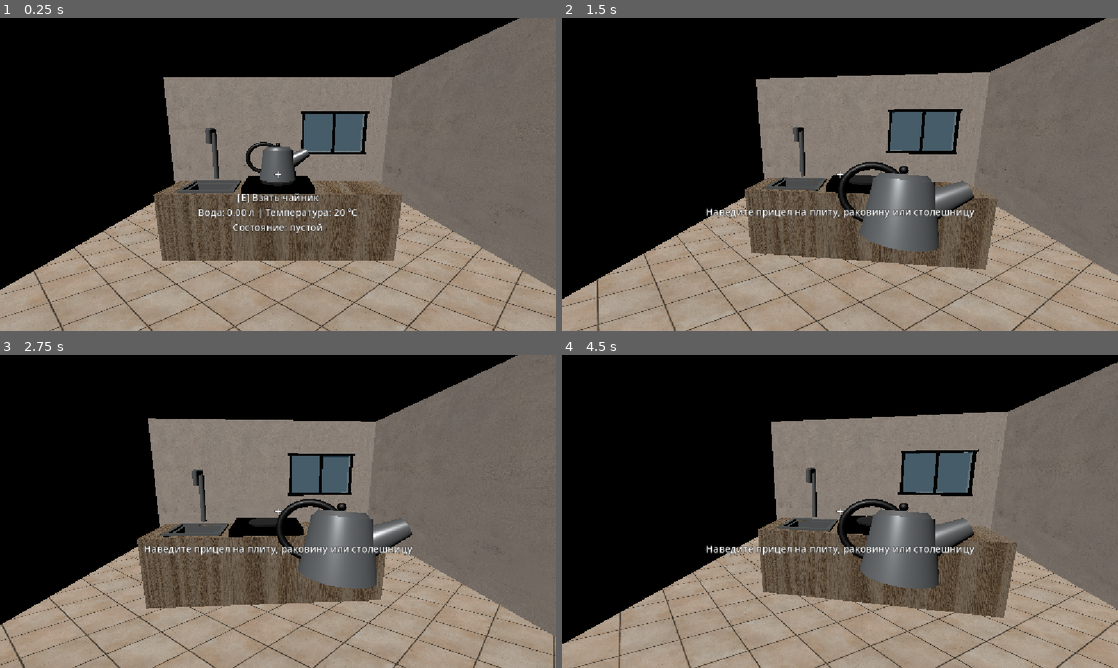
Above: before the commit, frames 1-4 (two rows, left to right).
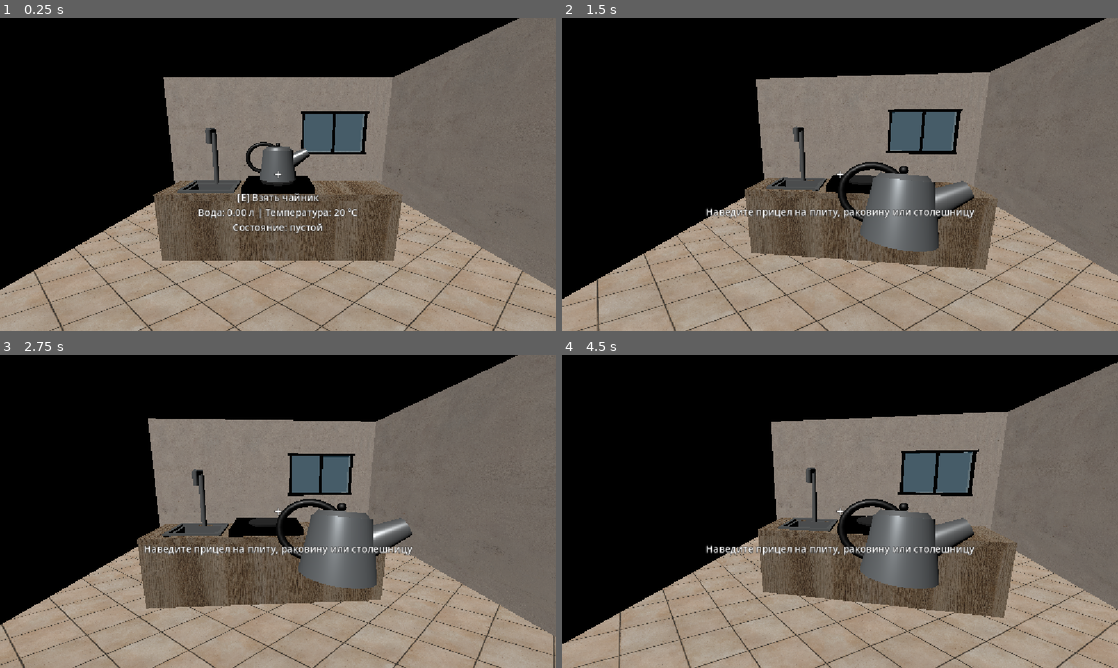
Above: after the commit, the same moments.

Repository: moorozoov/kettle-simulator
Game: Godot game, scene res://scenes/main.tscn
The game is run twice, just before and just after one commit, with the same random seed, the same clock (stepped at 60 frames per second) and the same inputs.
Inputs (mouse positions are in pixels of both pictures, inside the frame that each line leads up to):
- Up to frame 1 (0.25 s): no input
- Up to frame 2 (1.5 s): tap Enter at 0.5 s; move the mouse to (867, 174) at 0.52 s; hold E (interact) 0.53-1.28 s; click (867, 174) at 0.67 s; tap Space at 1.25 s; move the mouse to (812, 174) at 1.27 s; tap E (interact) at 1.35 s; click (812, 174) at 1.42 s
- Up to frame 3 (2.75 s): tap Enter at 2 s; move the mouse to (289, 505) at 2.02 s; hold E (interact) from 2.03 s (still down); click (289, 505) at 2.17 s
- Up to frame 4 (4.5 s): tap Space at 2.75, 4.25 s; move the mouse to (834, 517) at 2.77 s; release E (interact) at 2.78 s; tap E (interact) at 2.85, 4.35 s; click (834, 517) at 2.92 s; tap Enter at 3.5 s; move the mouse to (878, 514) at 3.52 s; hold E (interact) 3.53-4.28 s; click (878, 514) at 3.67 s; move the mouse to (795, 508) at 4.27 s; click (795, 508) at 4.42 s

The runs differ from the first frame. In frame 1, 2.1% of the frame differs, in the area x 27-73%, y 51-78%; in frame 2, 1.6%; in frame 3, 1.7%; in frame 4, 1.9%.

Commit message:
fix: ground faucet and unify cabinet facade

Diff:
--- a/scenes/main.tscn
+++ b/scenes/main.tscn
@@ -18,15 +18,19 @@
 
 [sub_resource type="BoxMesh" id="BoxMesh_counter_left"]
 material = ExtResource("3_tipki")
-size = Vector3(0.25, 0.9, 0.7)
+size = Vector3(0.25, 0.08, 0.7)
 
 [sub_resource type="BoxMesh" id="BoxMesh_counter_right"]
 material = ExtResource("3_tipki")
-size = Vector3(2.05, 0.9, 0.7)
+size = Vector3(2.05, 0.08, 0.7)
 
 [sub_resource type="BoxMesh" id="BoxMesh_counter_sink_strip"]
 material = ExtResource("3_tipki")
-size = Vector3(0.7, 0.9, 0.075)
+size = Vector3(0.7, 0.08, 0.075)
+
+[sub_resource type="BoxMesh" id="BoxMesh_cabinet_front"]
+material = ExtResource("3_tipki")
+size = Vector3(3, 0.82, 0.08)
 
 [sub_resource type="BoxMesh" id="BoxMesh_pgvm0"]
 material = ExtResource("4_85g3d")
@@ -69,7 +73,7 @@
 material = ExtResource("5_choun")
 top_radius = 0.035
 bottom_radius = 0.035
-height = 0.7
+height = 0.76
 
 [sub_resource type="CylinderMesh" id="CylinderMesh_faucet_arm"]
 material = ExtResource("5_choun")
@@ -196,20 +200,24 @@
 transform = Transform3D(1, 0, 0, 0, 1, 0, 0, 0, 1, 0, 0.45, 0)
 
 [node name="LeftSection" type="MeshInstance3D" parent="Counter"]
-transform = Transform3D(1, 0, 0, 0, 1, 0, 0, 0, 1, -1.375, 0, 0)
+transform = Transform3D(1, 0, 0, 0, 1, 0, 0, 0, 1, -1.375, 0.41, 0)
 mesh = SubResource("BoxMesh_counter_left")
 
 [node name="RightSection" type="MeshInstance3D" parent="Counter"]
-transform = Transform3D(1, 0, 0, 0, 1, 0, 0, 0, 1, 0.475, 0, 0)
+transform = Transform3D(1, 0, 0, 0, 1, 0, 0, 0, 1, 0.475, 0.41, 0)
 mesh = SubResource("BoxMesh_counter_right")
 
 [node name="SinkBackStrip" type="MeshInstance3D" parent="Counter"]
-transform = Transform3D(1, 0, 0, 0, 1, 0, 0, 0, 1, -0.9, 0, -0.3125)
+transform = Transform3D(1, 0, 0, 0, 1, 0, 0, 0, 1, -0.9, 0.41, -0.3125)
 mesh = SubResource("BoxMesh_counter_sink_strip")
 
 [node name="SinkFrontStrip" type="MeshInstance3D" parent="Counter"]
-transform = Transform3D(1, 0, 0, 0, 1, 0, 0, 0, 1, -0.9, 0, 0.3125)
+transform = Transform3D(1, 0, 0, 0, 1, 0, 0, 0, 1, -0.9, 0.41, 0.3125)
 mesh = SubResource("BoxMesh_counter_sink_strip")
+
+[node name="CabinetFront" type="MeshInstance3D" parent="Counter"]
+transform = Transform3D(1, 0, 0, 0, 1, 0, 0, 0, 1, 0, -0.04, 0.31)
+mesh = SubResource("BoxMesh_cabinet_front")
 
 [node name="CounterPlacement" type="StaticBody3D" parent="."]
 transform = Transform3D(1, 0, 0, 0, 1, 0, 0, 0, 1, 0.9, 0.94, 0.2)
@@ -281,7 +289,7 @@
 mesh = SubResource("BoxMesh_sink_rim_short")
 
 [node name="Faucet" type="MeshInstance3D" parent="Sink" unique_id=1051509365]
-transform = Transform3D(1, 0, 0, 0, 1, 0, 0, 0, 1, 0, 0.38, -0.22)
+transform = Transform3D(1, 0, 0, 0, 1, 0, 0, 0, 1, 0, 0.34, -0.22)
 mesh = SubResource("CylinderMesh_fkk8u")
 
 [node name="FaucetArm" type="MeshInstance3D" parent="Sink"]
--- a/scripts/gameplay_regression_test.gd
+++ b/scripts/gameplay_regression_test.gd
@@ -27,6 +27,7 @@
 	var whistle: AudioStreamPlayer3D = kettle_root.get_node("WhistlePlayer") as AudioStreamPlayer3D
 	_check_whistle_structure(kettle_root, whistle)
 	_check_counter_placement(counter)
+	_check_counter_geometry(scene)
 	_check_sink_geometry(scene)
 
 	var stations: Array[StaticBody3D] = [counter, sink, burner]
@@ -204,6 +205,75 @@
 		"counter ray zone covers front surface only"
 	)
 
+func _check_counter_geometry(scene: Node) -> void:
+	var counter: MeshInstance3D = scene.get_node("Counter") as MeshInstance3D
+	_check(counter.mesh == null, "counter parent has no overlapping full cabinet mesh")
+	var fascia_nodes: Array[MeshInstance3D] = []
+	for child: Node in counter.get_children():
+		var part: MeshInstance3D = child as MeshInstance3D
+		if part == null or not part.mesh is BoxMesh:
+			continue
+		var box: BoxMesh = part.mesh as BoxMesh
+		if box.size.y > 0.2 and part.position.z > 0.25:
+			fascia_nodes.append(part)
+	_check(fascia_nodes.size() == 1, "counter has exactly one full-height front fascia")
+	if fascia_nodes.size() == 1:
+		var fascia: MeshInstance3D = fascia_nodes[0]
+		var fascia_mesh: BoxMesh = fascia.mesh as BoxMesh
+		_check(
+			is_equal_approx(fascia_mesh.size.x, 3.0)
+			and is_equal_approx(fascia.position.x, 0.0),
+			"single fascia continuously covers full counter width"
+		)
+
+	var top_names: Array[String] = [
+		"LeftSection",
+		"RightSection",
+		"SinkBackStrip",
+		"SinkFrontStrip"
+	]
+	var opening_min_x: float = -1.25
+	var opening_max_x: float = -0.55
+	var opening_min_z: float = -0.275
+	var opening_max_z: float = 0.275
+	for part_name: String in top_names:
+		var top_part: MeshInstance3D = counter.get_node(part_name) as MeshInstance3D
+		var top_mesh: BoxMesh = top_part.mesh as BoxMesh
+		_check(top_mesh.size.y <= 0.1, "%s is top-only geometry" % part_name)
+		var min_x: float = top_part.position.x - top_mesh.size.x * 0.5
+		var max_x: float = top_part.position.x + top_mesh.size.x * 0.5
+		var min_z: float = top_part.position.z - top_mesh.size.z * 0.5
+		var max_z: float = top_part.position.z + top_mesh.size.z * 0.5
+		var overlaps_open_x: bool = (
+			max_x > opening_min_x + 0.001
+			and min_x < opening_max_x - 0.001
+		)
+		var overlaps_open_z: bool = (
+			max_z > opening_min_z + 0.001
+			and min_z < opening_max_z - 0.001
+		)
+		_check(
+			not (overlaps_open_x and overlaps_open_z),
+			"%s does not obstruct sink opening" % part_name
+		)
+
+	if fascia_nodes.size() == 1:
+		var fascia_for_join: MeshInstance3D = fascia_nodes[0]
+		var fascia_join_mesh: BoxMesh = fascia_for_join.mesh as BoxMesh
+		var fascia_top: float = (
+			fascia_for_join.global_position.y
+			+ fascia_join_mesh.size.y * 0.5
+		)
+		var right_top: MeshInstance3D = counter.get_node("RightSection") as MeshInstance3D
+		var right_mesh: BoxMesh = right_top.mesh as BoxMesh
+		var countertop_bottom: float = (
+			right_top.global_position.y - right_mesh.size.y * 0.5
+		)
+		_check(
+			is_equal_approx(fascia_top, countertop_bottom),
+			"front fascia touches top without full-height overlap"
+		)
+
 func _check_sink_geometry(scene: Node) -> void:
 	var sink: MeshInstance3D = scene.get_node("Sink") as MeshInstance3D
 	var bottom: MeshInstance3D = sink.get_node("BasinInterior") as MeshInstance3D
@@ -214,6 +284,20 @@
 	_check(
 		bottom_top < sink.global_position.y - 0.1,
 		"sink bottom is recessed below counter top"
+	)
+	var faucet: MeshInstance3D = sink.get_node("Faucet") as MeshInstance3D
+	var faucet_mesh: CylinderMesh = faucet.mesh as CylinderMesh
+	var faucet_bottom: float = faucet.global_position.y - faucet_mesh.height * 0.5
+	var counter_top: MeshInstance3D = scene.get_node(
+		"Counter/RightSection"
+	) as MeshInstance3D
+	var counter_top_mesh: BoxMesh = counter_top.mesh as BoxMesh
+	var counter_surface: float = (
+		counter_top.global_position.y + counter_top_mesh.size.y * 0.5
+	)
+	_check(
+		absf(faucet_bottom - counter_surface) <= 0.001,
+		"faucet stand rests exactly on counter top"
 	)
 
 	for wall_name: String in [
